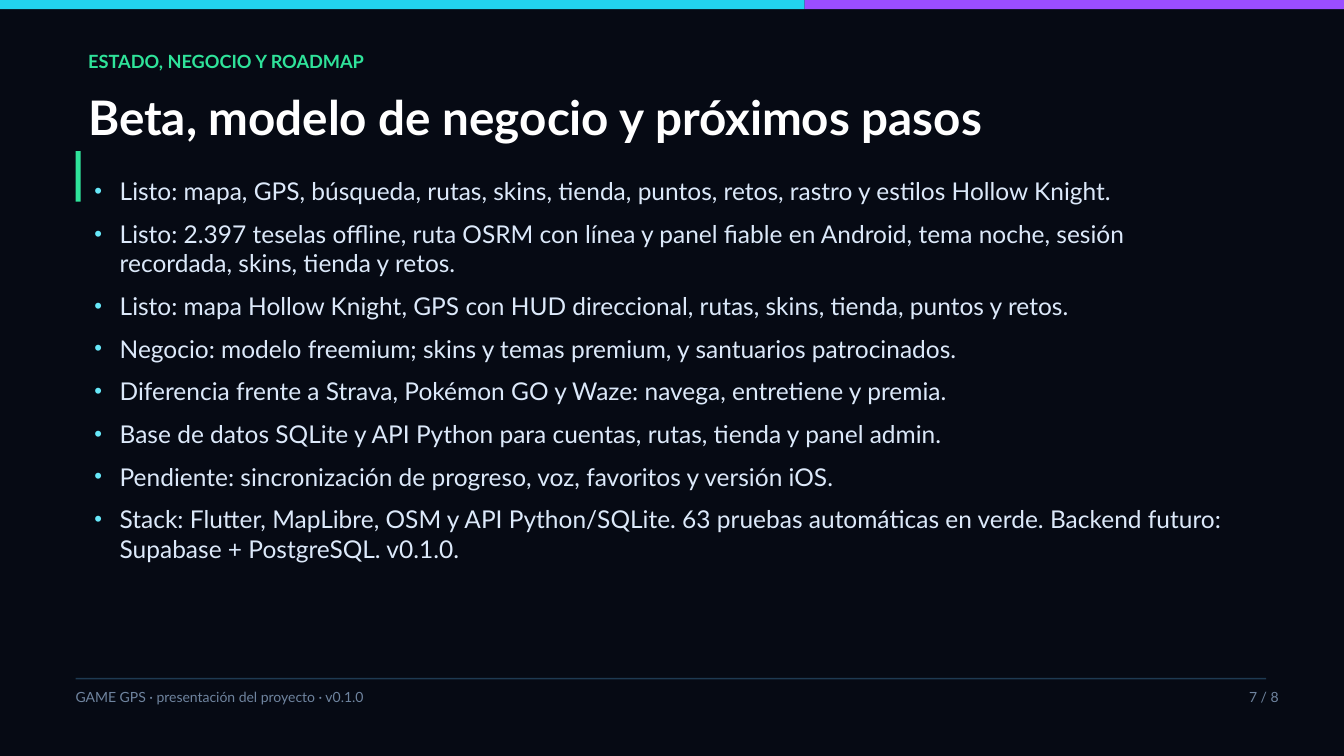
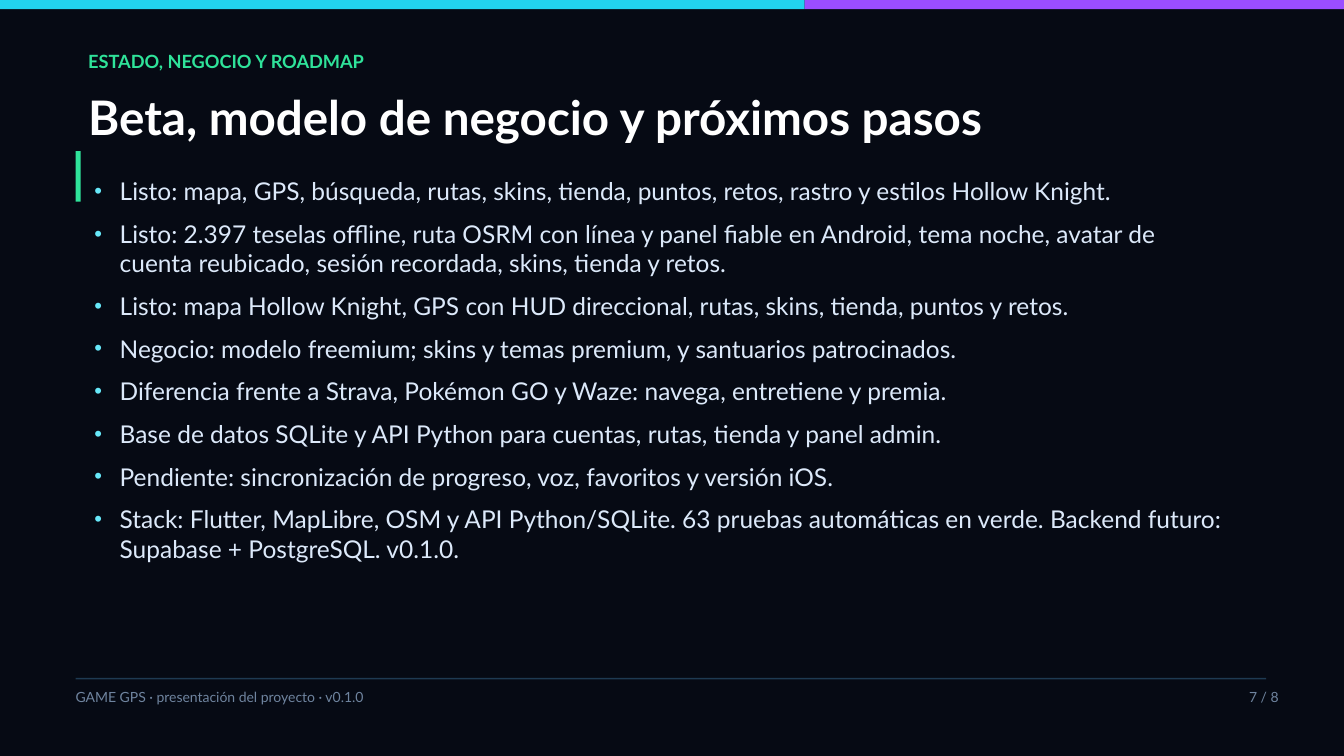
Before and after one commit to emmanuelcantero09-droid/GAMEGPS, a slide deck: slide 7 of Presentacion_GAME_GPS.pptx. Drawn at 1344x756 pixels with LibreOffice and Linux fonts; fonts in the diff are those of the drawing. Boxes give left, top, right and bottom in pixels: in the first picture for what was removed or moved away, otherwise in the second. Text is boxed around its words. In the diff, an @@ line names an element or a change of style, - is before the commit and + after.

Commit message:
Mover avatar de cuenta y actualizar documentación
- Avatar reubicado a top 188/right 16: antes quedaba tapado por el
  botón de tema nocturno en top 78/right 16.
- README, ficha, presentación y matriz reflejan la nueva posición.

```diff
--- a/Presentacion_GAME_GPS.pptx
+++ b/Presentacion_GAME_GPS.pptx
@@ text at (120, 225, 1155, 277): text changed @@
-• Listo: 2.397 teselas offline, ruta OSRM con línea y panel fiable en Android, tema noche, sesión recordada, skins, tienda y retos.
+• Listo: 2.397 teselas offline, ruta OSRM con línea y panel fiable en Android, tema noche, avatar de cuenta reubicado, sesión recordada, skins, tienda y retos.
```
Also in this commit, not shown: 4 other files.
